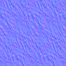
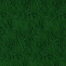
Layer changes from the first (66, 66) image to the second:
hid "Visible" over (x1=0, y1=0, x2=66, y2=66)
renamed "Pasted Layer" to "Pasted Layer copy", hid it, blend soft light → normal, painted on it over (x1=0, y1=0, x2=66, y2=66)
painted on "grass.png" over (x1=0, y1=0, x2=66, y2=66)
